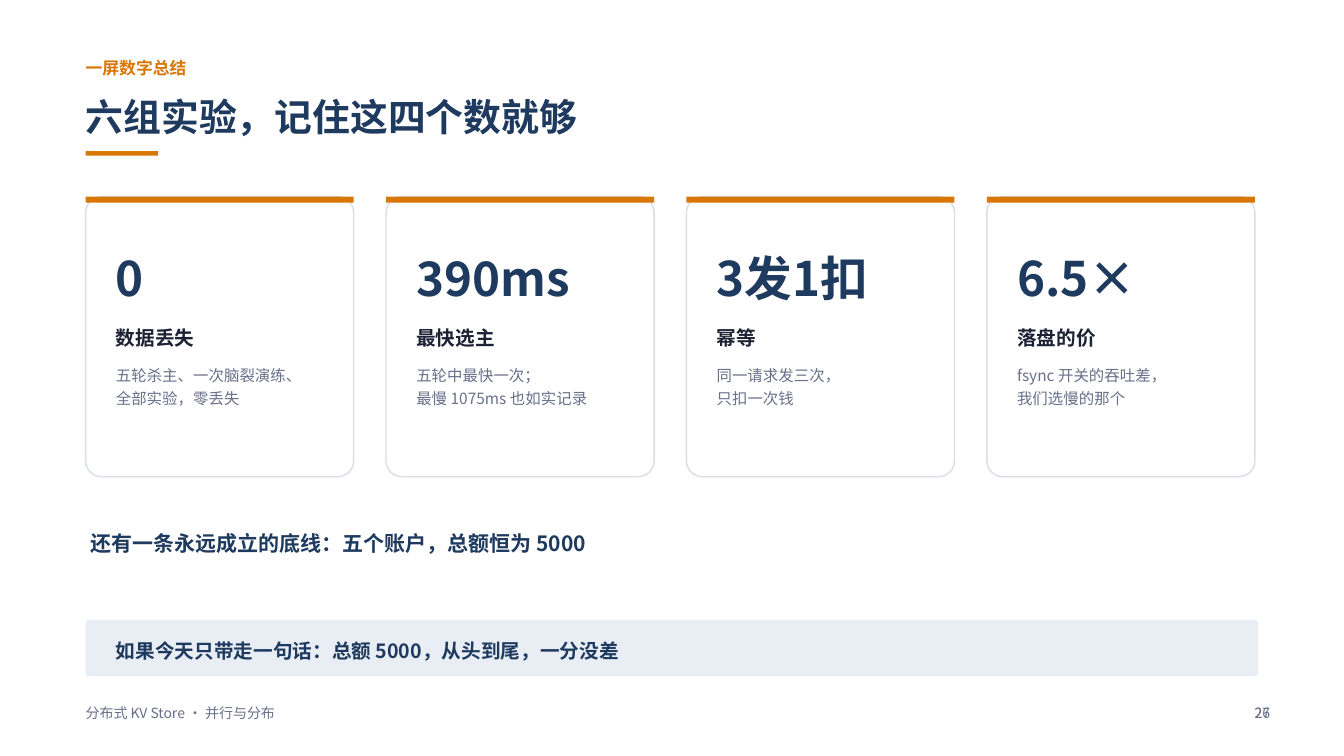
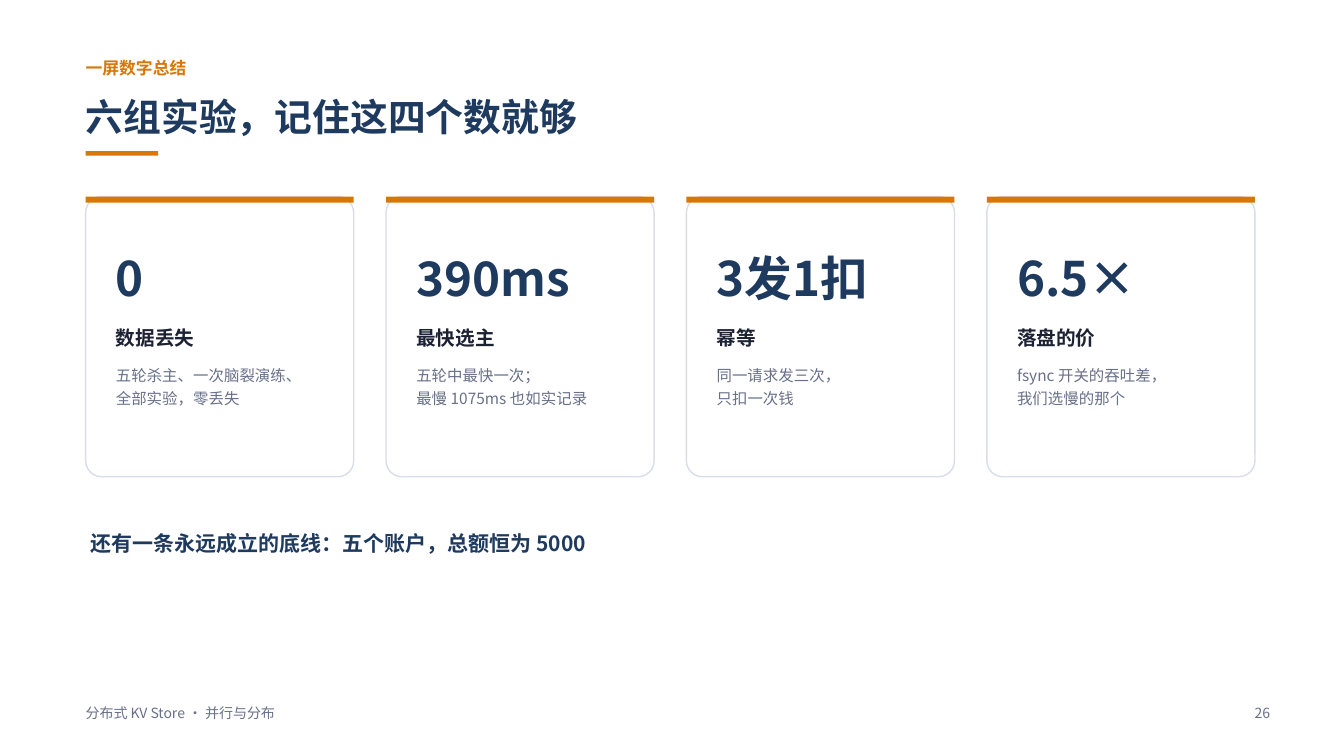
Before and after one commit to L1tiansuo/distributed-kv-store, a slide deck: slide 26 of ppt/分布式KV Store 讲解_v2.pptx. Drawn at 1344x756 pixels with LibreOffice and Linux fonts; fonts in the diff are those of the drawing. Boxes give left, top, right and bottom in pixels: in the first picture for what was removed or moved away, otherwise in the second. Text is boxed around its words. In the diff, an @@ line names an element or a change of style, - is before the commit and + after.

```diff
--- a/ppt/分布式KV Store 讲解_v2.pptx
+++ b/ppt/分布式KV Store 讲解_v2.pptx
@@ rounded rectangle removed at (x1=86, y1=620, x2=1258, y2=677) @@
@@ text removed at (x1=116, y1=641, x2=619, y2=661) @@
-如果今天只带走一句话：总额 5000，从头到尾，一分没差
@@ text removed at (x1=1255, y1=707, x2=1271, y2=718) @@
-27
```
Also in this commit, not shown: 27 other slides changed, 3 other files.
